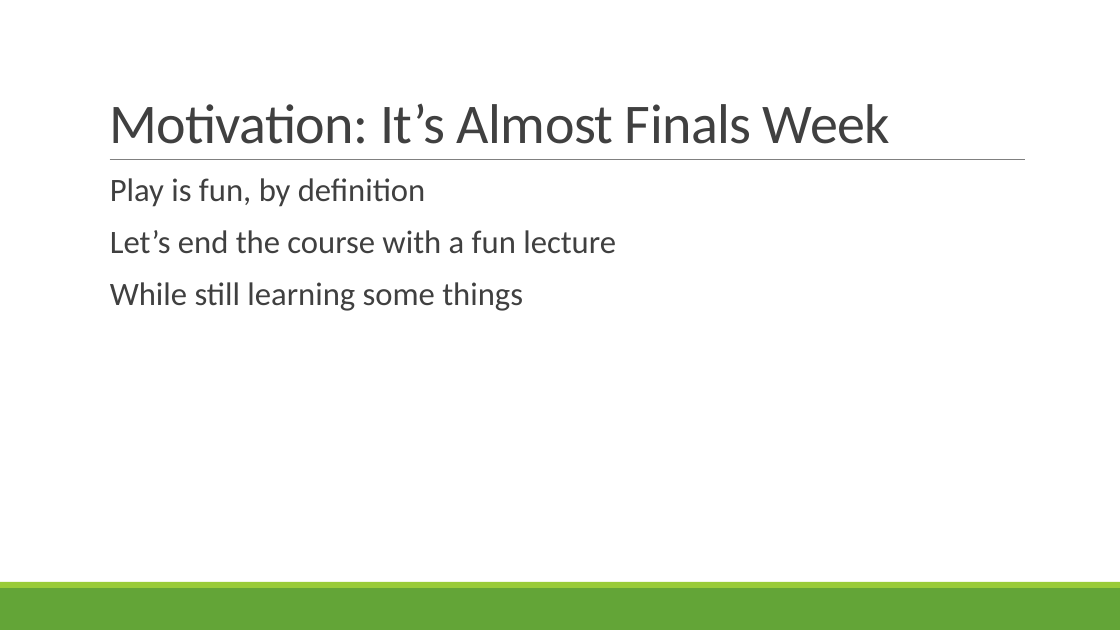
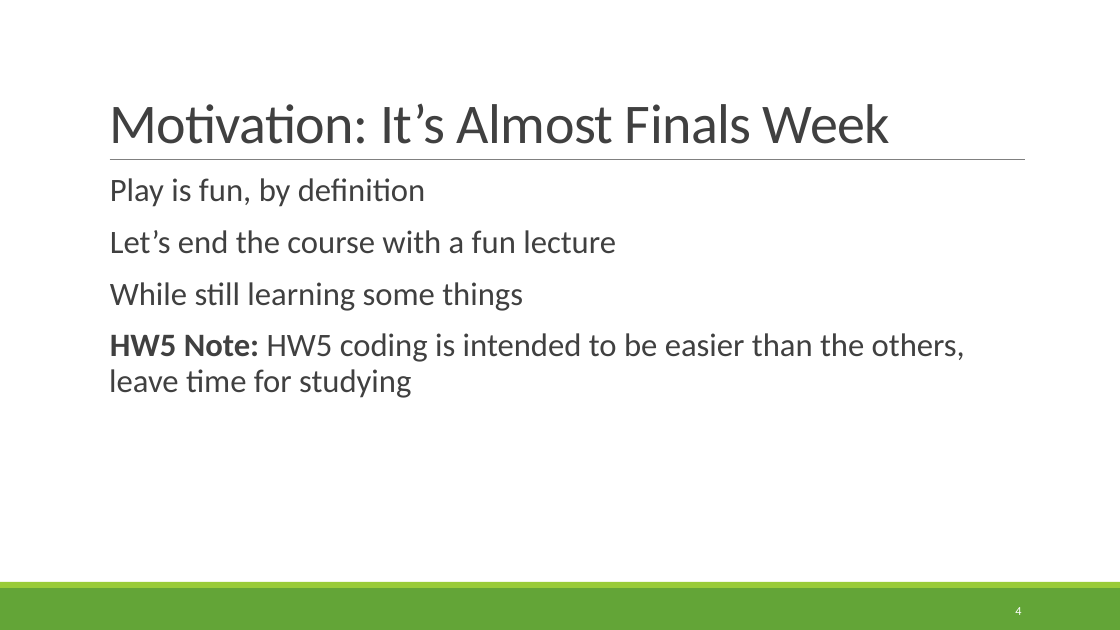
Before and after one commit to rbohrer/pl-course, a slide deck: slide 4 of LectureSlides/12Play.pptx. Drawn at 1120x630 pixels with LibreOffice and Linux fonts; fonts in the diff are those of the drawing. Boxes give left, top, right and bottom in pixels: in the first picture for what was removed or moved away, otherwise in the second. Text is boxed around its words. In the diff, an @@ line names an element or a change of style, - is before the commit and + after.

```diff
--- a/LectureSlides/12Play.pptx
+++ b/LectureSlides/12Play.pptx
@@ text at [109, 333, 965, 398]: paragraph added @@
+  HW5 Note: HW5 coding is intended to be easier than the others, leave time for studying
@@ page number added at [1015, 607, 1021, 615], 10.5 pt, text #FFFFFF @@
+4
```
Also in this commit, not shown: 35 other slides changed, 4 slides added.
